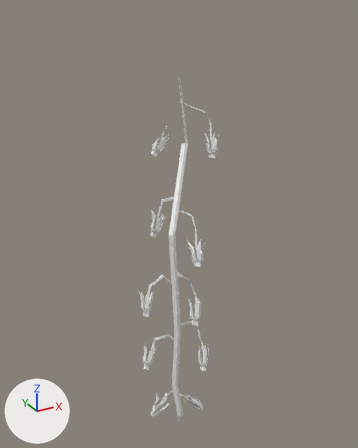
Renders of the OBJ model meshes/env/plants/v0_rachis0.obj from each side of a commit.
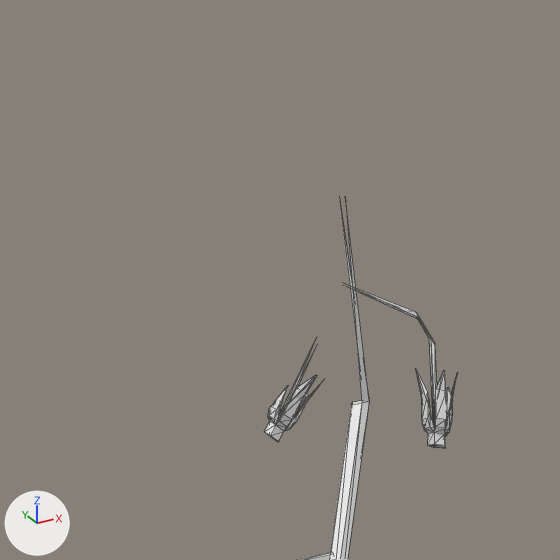
There are two pictures of each version: one whole from a 50 mm lens placed at (-0.088, -0.253, 0.092), pointed at (0.041, -0.02, -0.024), one close up on the part from 16% to 71% of the width and 0% to 44% of the height. The lights are fixed; the arrows at lower left show +X, +Y and +Z. The first two pictures are the older version. The close-ups show mesh edges as thin lines. Where no turn or scale is listed for an object, it has been applied to the vertices. Vertices at exactly the same position are counted once.

Objects in the first close-up: 'v0_rachis0'.
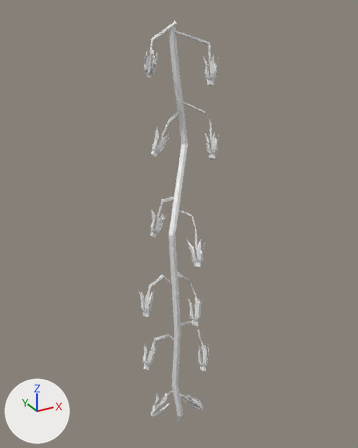
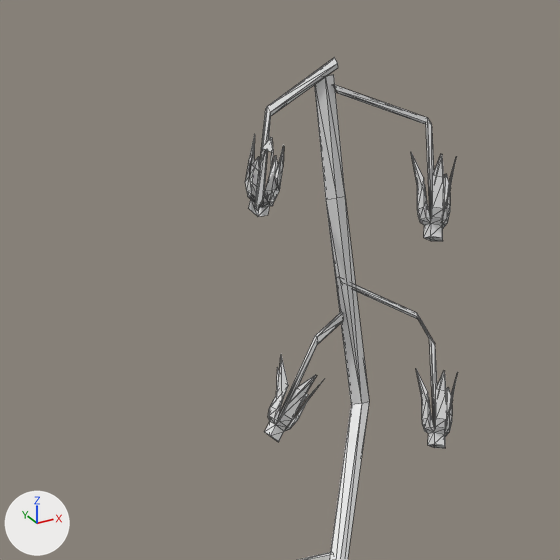
The edits, one by one:
me_v0_rachis0 is used by ob_v0_rachis0; location (0.0, 0.0, 0.0).
me_v0_rachis0 had 1017 vertices, 1943 faces and spanned x 0.009..0.068, y -0.055..0.001, z -0.164..0.061.
me_v0_rachis0 now has 1225 vertices, 2321 faces and spans x 0.009..0.068, y -0.055..0.001, z -0.164..0.085.
me_v0_rachis0 part 1: a new loose piece of 97 vertices spanning x 0.046..0.064, y -0.03..-0.006, z 0.054..0.081.
me_v0_rachis0 part 2: a new loose piece of 75 vertices spanning x 0.026..0.046, y -0.012..0.001, z 0.058..0.085.
Part 3, on me_v0_rachis0:
36 vertices are added at x 0.029..0.048, y -0.011..0.0, z 0.025..0.082.
73 new faces join them.

Location of each change, (x1, y1, x2, y2) in pixels of the close-ups (560 x 560 px):
'v0_rachis0', reshaped: before (265, 199, 458, 560); after (245, 57, 458, 560)
part 1 of me_v0_rachis0, added: after (332, 84, 456, 241)
part 2 of me_v0_rachis0, added: after (245, 57, 338, 216)
part 3 of me_v0_rachis0, added: after (259, 75, 419, 415)
